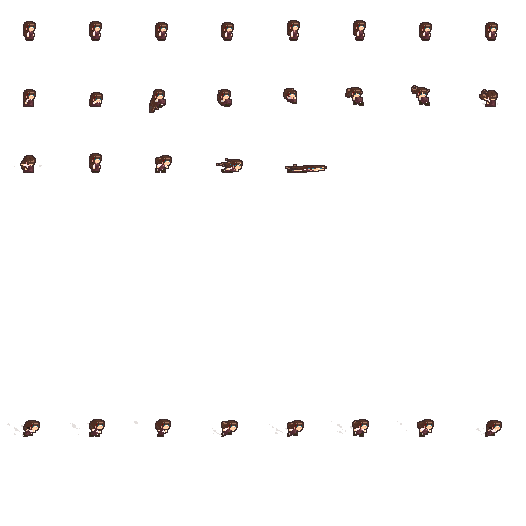
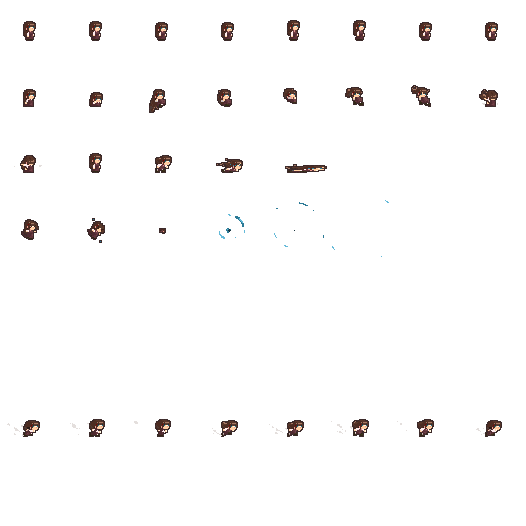
Comparing the layer stacks of the two (526, 526) images. Changes:
added layer "레이어 14 복사 2" above "레이어 14 복사" over [274, 200, 389, 257]
added layer "레이어 14 복사" above "레이어 11" over [219, 214, 245, 239]
added layer "레이어 14" in group "그룹 2" over [160, 229, 165, 233]
added layer "레이어 5 복사 27" in group "그룹 2" over [88, 219, 104, 242]
added layer "레이어 5 복사 26" in group "그룹 2" over [22, 220, 38, 239]
painted on "레이어 7" over [423, 97, 430, 106]
painted on "레이어 1 복사 14" over [24, 222, 324, 238]
